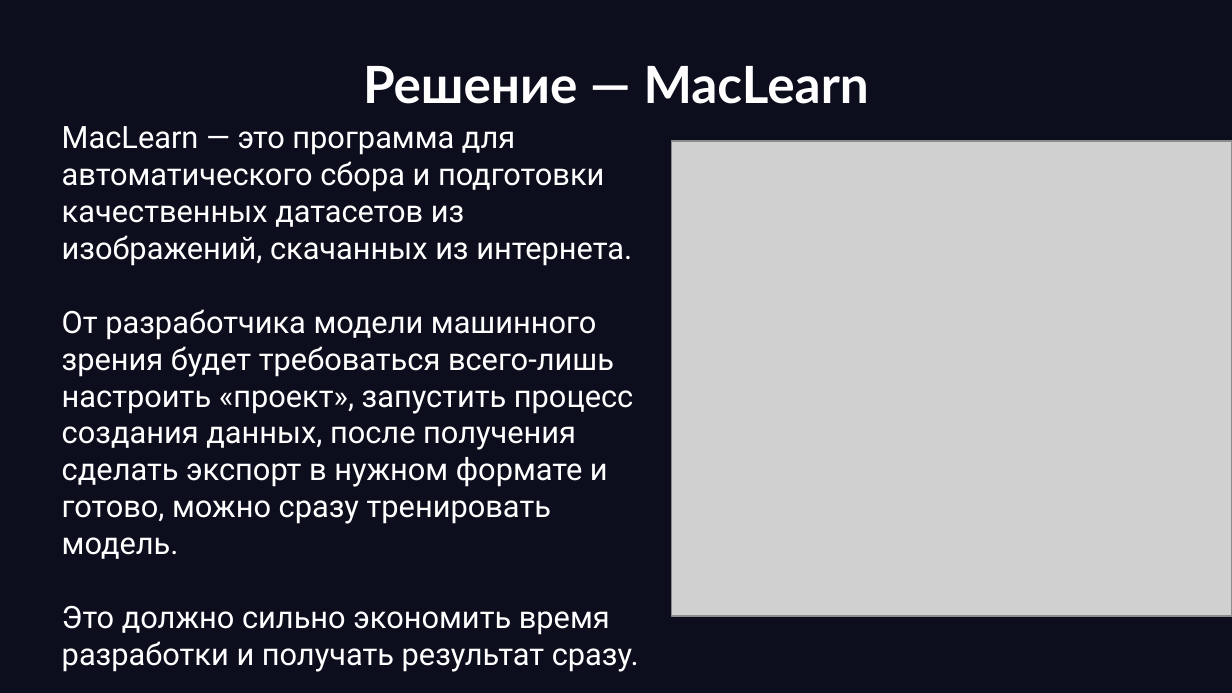
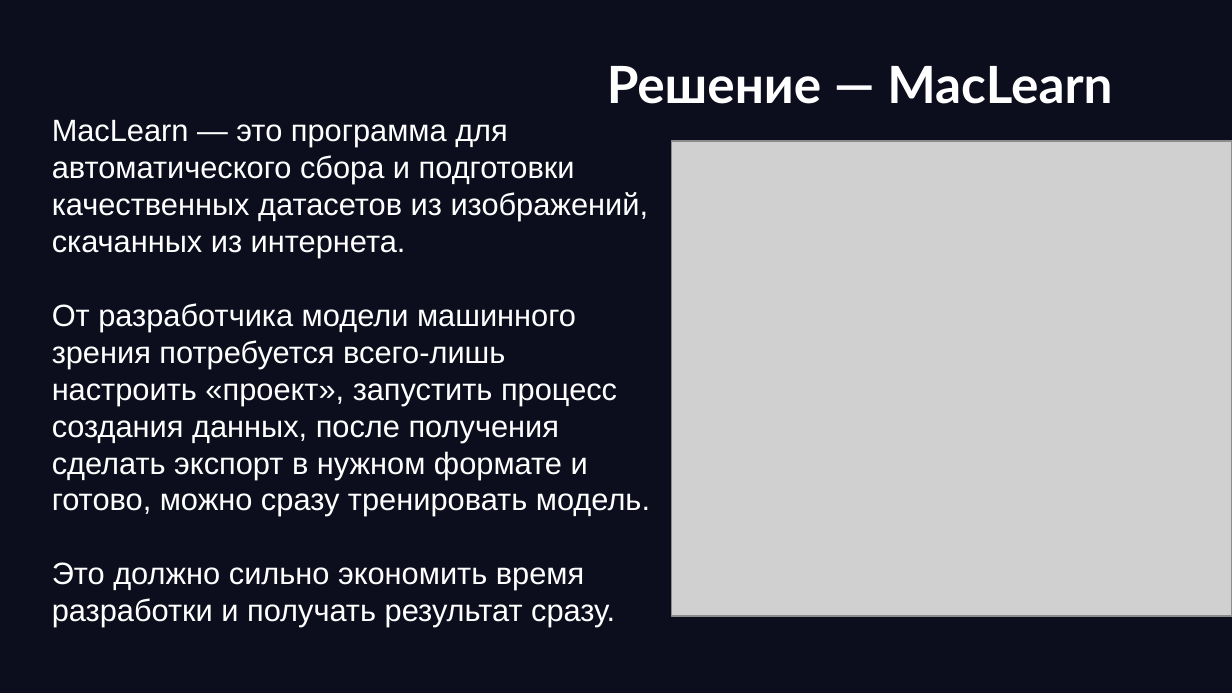
Before and after one commit to b1t0nese/MacLearn, a slide deck: slide 3 of doc/презентация.pptx. Drawn at 1232x693 pixels with LibreOffice and Linux fonts; fonts in the diff are those of the drawing; grey boxes stand for pictures; background and template pictures are left out. Boxes give left, top, right and bottom in pixels: in the first picture for what was removed or moved away, otherwise in the second. Text is boxed around its words. In the diff, an @@ line names an element or a change of style, - is before the commit and + after.

```diff
--- a/doc/презентация.pptx
+++ b/doc/презентация.pptx
@@ title "Решение — MacLearn": place and size @@
-title "Решение — MacLearn" at box(363, 66, 869, 104)
+title "Решение — MacLearn" at box(607, 66, 1112, 104)
@@ text "MacLearn — это программа для ...": place and size @@
-text "MacLearn — это программа для ..." at box(62, 126, 633, 635)
+text "MacLearn — это программа для ..." at box(52, 119, 650, 627)
@@ text at box(52, 119, 649, 627): font Roboto to Arial in "MacLearn — это программа для автоматического сбора ...", "Это должно сильно экономить время разработки и ..." @@
@@ text at box(52, 303, 650, 516): text changed; font Roboto to Arial @@
-От разработчика модели машинного зрения будет требоваться всего-лишь настроить «проект», запустить процесс создания данных, после получения сделать экспорт в нужном формате и готово, можно сразу тренировать модель.
+От разработчика модели машинного зрения потребуется всего-лишь настроить «проект», запустить процесс создания данных, после получения сделать экспорт в нужном формате и готово, можно сразу тренировать модель.
```
Also in this commit, not shown: 8 other slides changed, 1 slide added, 10 other files.
